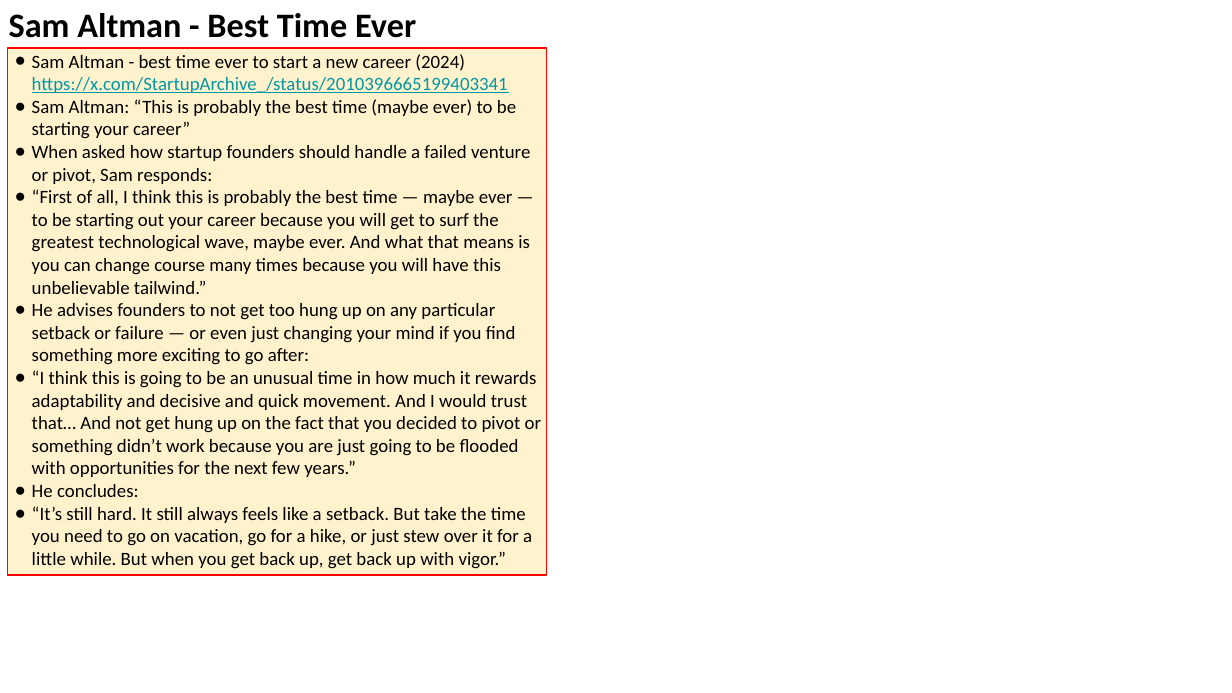
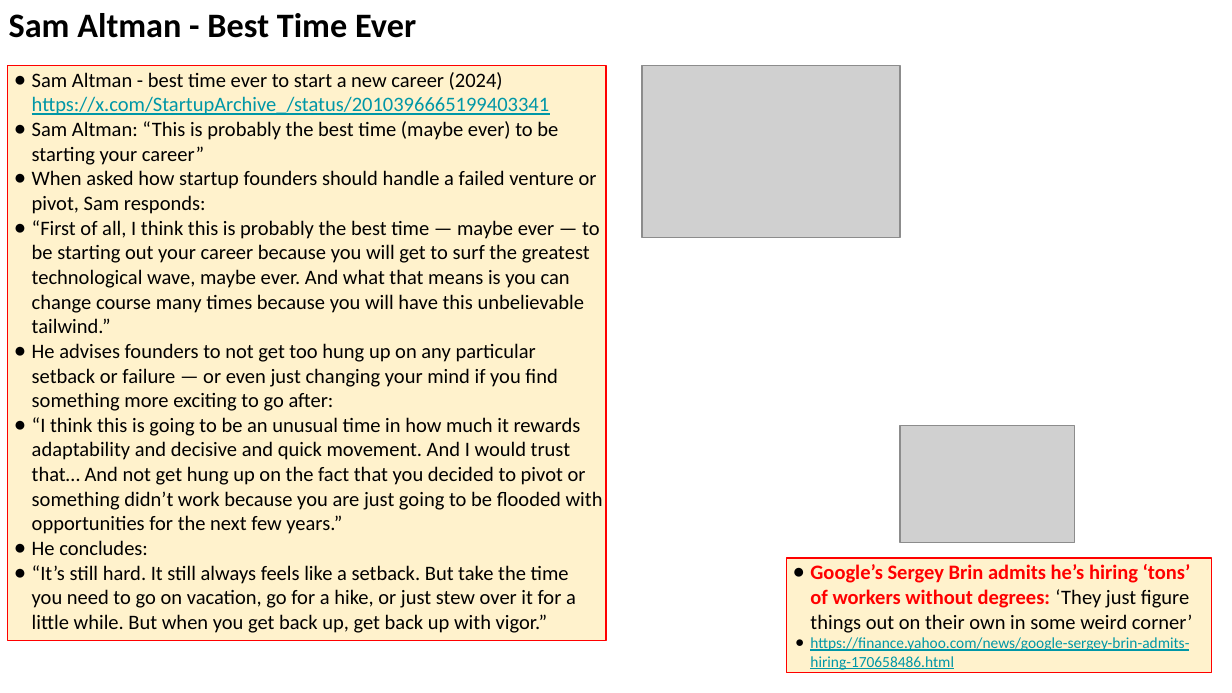
Before and after one commit to lselector/seminar, a slide deck: slide 25 of 2026/2026-01-16-AI-Updates.pptx (slide 19 before the commit). Drawn at 1232x693 pixels with LibreOffice and Linux fonts; fonts in the diff are those of the drawing; grey boxes stand for pictures. Boxes give left, top, right and bottom in pixels: in the first picture for what was removed or moved away, otherwise in the second. Text is boxed around its words. In the diff, an @@ line names an element or a change of style, - is before the commit and + after.

```diff
--- a/2026/2026-01-16-AI-Updates.pptx
+++ b/2026/2026-01-16-AI-Updates.pptx
@@ rectangle "Sam Altman - best time ...": place and size @@
-rectangle "Sam Altman - best time ..." at (7,48,547,575)
+rectangle "Sam Altman - best time ..." at (7,65,606,641)
@@ rectangle "Sam Altman - best time ..." at (7,65,606,641): size 11 to 12 pt; indent changed @@
@@ picture added at (642,65,901,237) @@
@@ picture added at (901,426,1076,543) @@
@@ rectangle added at (786,558,1211,673), fill #FFF2CC, outline #FF0000 0.75 pt, 12 pt, text #0097A7 @@
+● Google’s Sergey Brin admits he’s hiring ‘tons’ of workers without degrees: ‘They just figure things out on their own in some weird corner’
+● https://finance.yahoo.com/news/google-sergey-brin-admits-hiring-170658486.html
```
Also in this commit, not shown: 5 other slides changed, 6 slides added.
